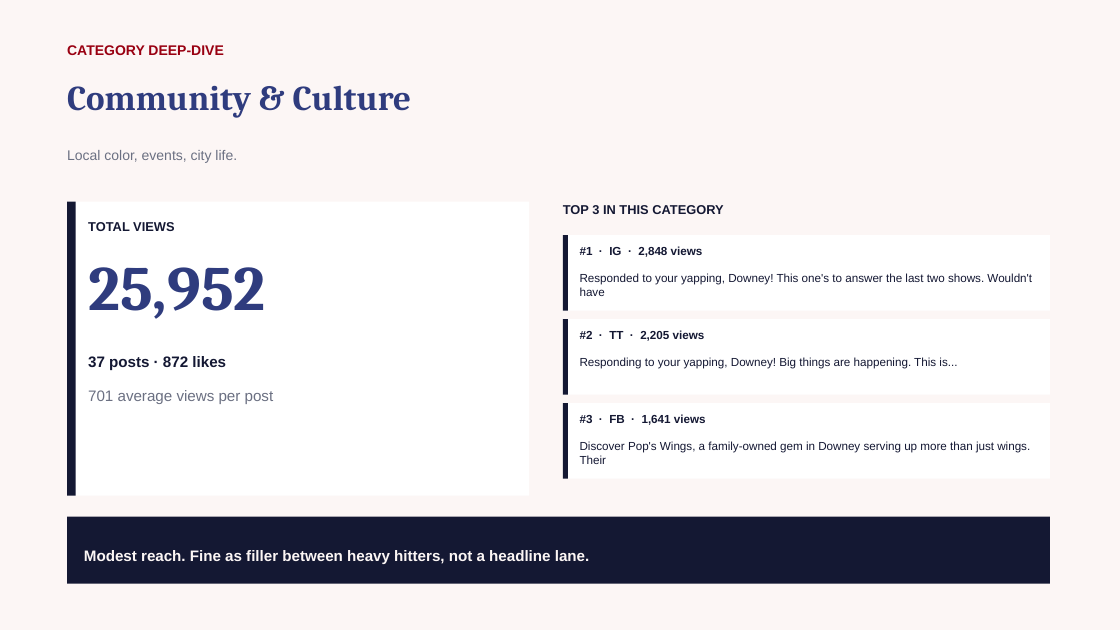
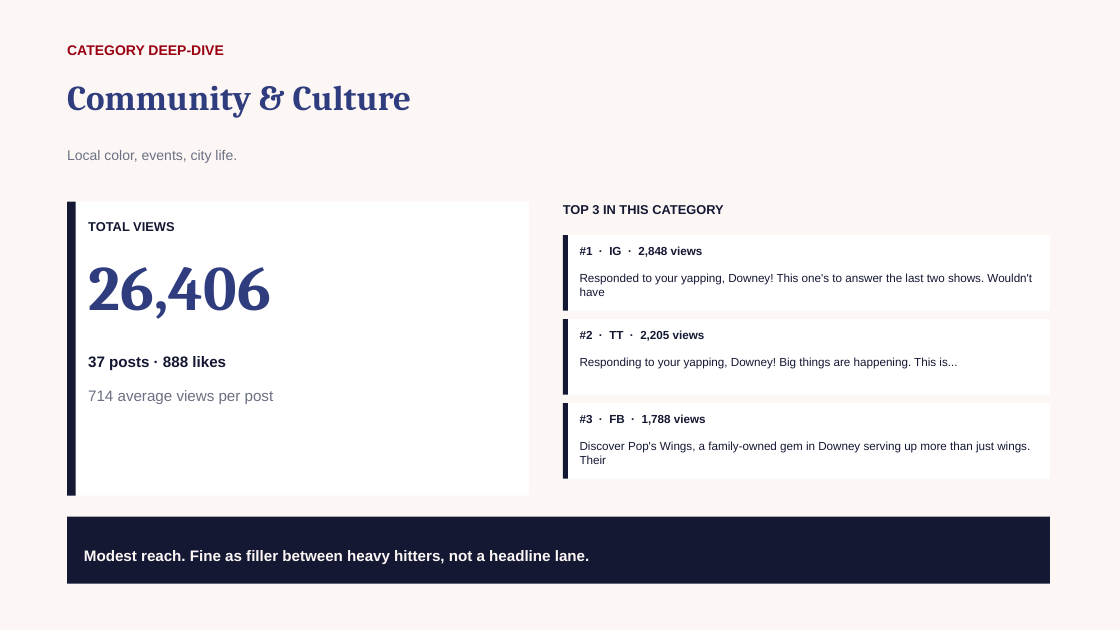
Before and after one commit to zvmmer/talking-downey-kpis, a slide deck: slide 10 of SPONSOR_CONTENT_REPORT.pptx. Drawn at 1120x630 pixels with LibreOffice and Linux fonts; fonts in the diff are those of the drawing. Boxes give left, top, right and bottom in pixels: in the first picture for what was removed or moved away, otherwise in the second. Text is boxed around its words. In the diff, an @@ line names an element or a change of style, - is before the commit and + after.

```diff
--- a/SPONSOR_CONTENT_REPORT.pptx
+++ b/SPONSOR_CONTENT_REPORT.pptx
@@ text at (88, 267, 271, 319): text changed @@
-25,952
+26,406
@@ text at (88, 356, 226, 370): text changed @@
-37 posts · 872 likes
+37 posts · 888 likes
@@ text at (88, 390, 274, 404): text changed @@
-701 average views per post
+714 average views per post
@@ text at (580, 414, 706, 425): text changed @@
-#3 · FB · 1,641 views
+#3 · FB · 1,788 views
```
Also in this commit, not shown: 12 other slides changed, 5 other files.
